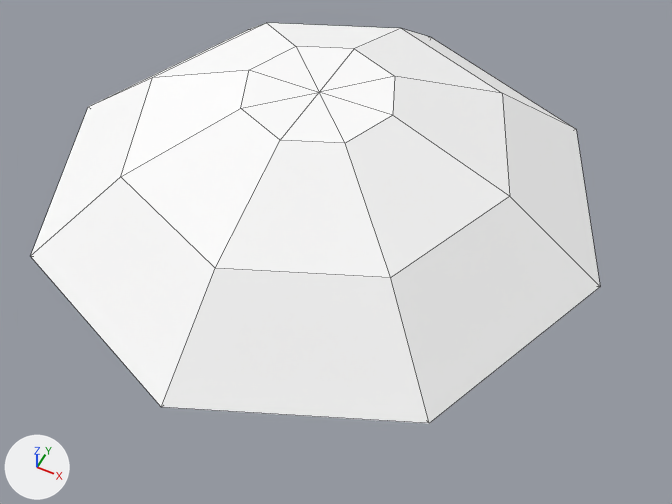
A saved change to the OBJ model src/main/resources/assets/residenciasaldeoes/models/block/emerald_top.obj.
Both versions are drawn from a 50 mm camera at (0.758, -0.988, 1.463) aimed at (0.534, -0.54, 0.904). The axes (+X, +Y, +Z) are drawn at lower left. The lights are the same throughout. The picture after the commit comes second. Mesh edges are drawn as thin lines. Where no turn or scale is listed for an object, it has been applied to the vertices. Vertices at exactly the same position are counted once.

The older version as bpy lines, for what is in view:
```python
me_residential_anchor_low_wide_top_emerald = bpy.data.meshes.new('residential_anchor_low_wide_top_emerald')
me_residential_anchor_low_wide_top_emerald.from_pydata(...)  # 33 vertices, 32 faces; spans x 0.265..0.735, y -0.735..-0.265, z 0.875..1.025
# faces by material slot: [6, 13, 13]
me_residential_anchor_low_wide_top_emerald.materials.append(mat_crystal_dark)  # its picture is missing
me_residential_anchor_low_wide_top_emerald.materials.append(mat_crystal_mid)  # its picture is missing
me_residential_anchor_low_wide_top_emerald.materials.append(mat_crystal_light)  # its picture is missing
ob_residential_anchor_low_wide_top_emerald = bpy.data.objects.new('residential_anchor_low_wide_top_emerald', me_residential_anchor_low_wide_top_emerald)
ob_residential_anchor_low_wide_top_emerald.location = (0.0, 0.0, 0.0)
```
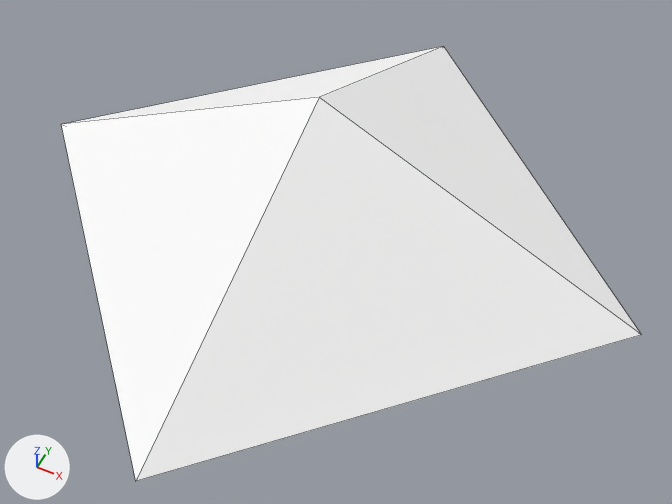
Commit message: Refine Residential Anchor emerald facets from 1.0.31

Where the change shows, as pixel boxes (x1, y1, x2, y2) in the pictures (672 x 504 px):
'residential_anchor_low_wide_top_emerald', reshaped (9% taller): before (31, 23, 600, 423); after (61, 46, 641, 481)

Diff of the bpy script that builds the scene:
```diff
--- a/src/main/resources/assets/residenciasaldeoes/models/block/emerald_top.obj.py
+++ b/src/main/resources/assets/residenciasaldeoes/models/block/emerald_top.obj.py
@@ me_residential_anchor_low_wide_top_emerald @@
 # used by ob_residential_anchor_low_wide_top_emerald; location = (0.0, 0.0, 0.0)
-me_residential_anchor_low_wide_top_emerald.from_pydata(...)  # 33 vertices, 32 faces; spans x 0.265..0.735, y -0.735..-0.265, z 0.875..1.025
+me_residential_anchor_low_wide_top_emerald.from_pydata(...)  # 6 vertices, 8 faces; spans x 0.225..0.775, y -0.775..-0.225, z 0.889..1.02
+# me_residential_anchor_low_wide_top_emerald part 1: the whole mesh is rebuilt
 me_residential_anchor_low_wide_top_emerald.materials.append(mat_crystal_dark)
```
